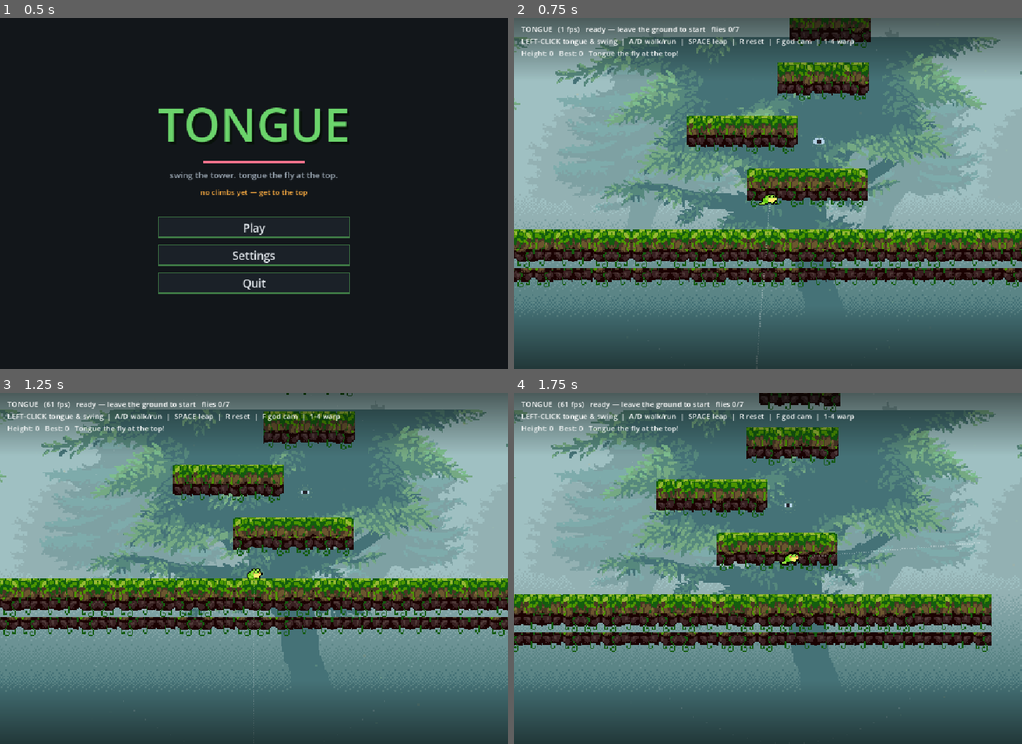
Above: before the commit, frames 1-4 (two rows, left to right).
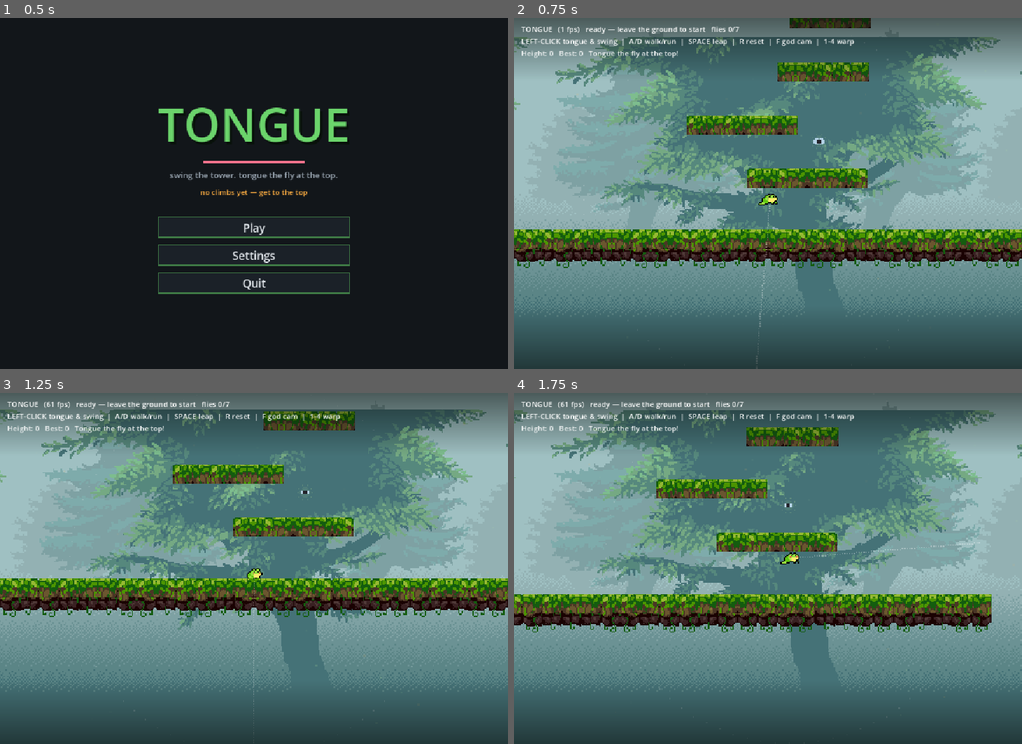
Above: after the commit, the same moments.

Repository: asg86260/Tongue
Game: Godot game, scene res://Title.tscn
Two runs of this game, one before a commit and one after it. Both use one fixed random seed, a clock stepped at 60 frames per second and the inputs below.
Inputs (mouse positions are in pixels of both pictures, inside the frame that each line leads up to):
- Up to frame 1 (0.5 s): no input
- Up to frame 2 (0.75 s): click "Play" at 0.5 s
- Up to frame 3 (1.25 s): no input
- Up to frame 4 (1.75 s): tap Enter at 1.25 s; move the mouse to (879, 550) at 1.27 s; press the mouse at (879, 550) at 1.28 s; hold D (move_right) from 1.28 s (still down); tap Space (jump) at 1.52 s

Frame 1 is identical in both runs. In frame 2, 12% of the frame differs, in the area x 0-100%, y 0-77%; in frame 3, 12%; in frame 4, 12%.

Commit message:
Per-biome foreground tiles, fix platform extra-row, drop recharge/stick pulses
- Foreground changes with biome: Woods uses leafy-green tiles, the mountain biomes
  use rock tiles (then tinted cool/red/gold by the existing biome grading).
- Platforms now tile to the exact collision height (ceil, no +1) so the lower body
  tile no longer repeats below the ledge.
- Remove the pulse rings on tongue recharge (jump reset) and tongue stick.

Co-Authored-By: Claude Opus 4.8 <noreply@anthropic.com>

Diff:
--- a/Biome.gd
+++ b/Biome.gd
@@ -13,6 +13,13 @@
 	{ "h": 40.0, "tint": Color(1.12, 0.94, 0.76) },   # Peak   — warm canyon gold
 ]
 
+static func index(hm: float) -> int:
+	var n := 0
+	for i in range(BANDS.size()):
+		if hm >= BANDS[i]["h"]:
+			n = i
+	return n
+
 static func tint(hm: float) -> Color:
 	if hm <= BANDS[0]["h"]:
 		return BANDS[0]["tint"]
--- a/Game.gd
+++ b/Game.gd
@@ -110,15 +110,17 @@
 	s.flip_h = flip
 	parent.add_child(s)
 
-# A ledge: one leafy-green top row over stone-body rows (mossy=false skips the
-# grass for overhangs). The body hangs a row below the collision for visual mass.
-# Tile variant + flip are randomized per cell so the vines don't form a grid.
+# A ledge: a top row (leafy in Woods, rock in the mountain biomes) over body rows,
+# tiled to the exact collision size (no extra hanging row). mossy=false skips the
+# grass top for overhangs. Tile variant + flip are randomized so vines don't grid.
 func _make_static(pos: Vector2, size: Vector2, mossy := true) -> void:
 	var sb := StaticBody2D.new()
 	sb.position = pos
 	sb.collision_layer = 1
 	sb.z_index = -1            # behind Game._draw so the tongue/flies render in front
-	sb.modulate = Biome.tint((level_spawn.y - pos.y) / 100.0)   # biome colour by height
+	var hm := (level_spawn.y - pos.y) / 100.0
+	sb.modulate = Biome.tint(hm)                       # biome colour by height
+	var ca: int = 5 if Biome.index(hm) == 0 else 8     # foreground tiles: Woods leafy / else rock
 	var cs := CollisionShape2D.new()
 	var shape := RectangleShape2D.new()
 	shape.size = size
@@ -127,22 +129,22 @@
 	var hy := size.y * 0.5
 	var rng := RandomNumberGenerator.new()
 	rng.seed = int(pos.x * 7.0 + pos.y * 13.0)
-	# fit a whole number of tiles to the EXACT collision width (no overhang)
+	# fit whole tiles to the EXACT collision size (width and height) — no overhang
 	var cols: int = max(1, int(round(size.x / TW)))
 	var tile_w := size.x / cols
 	var sx := tile_w / T
-	var rows: int = max(2, int(ceil(size.y / TW)) + 1)
+	var rows: int = max(1, int(ceil(size.y / TW)))
 	var startx := -size.x * 0.5 + tile_w * 0.5
 	var topy := -hy + TW * 0.5
 	for cxi in cols:
 		var x := startx + cxi * tile_w
 		for r in rows:
-			var c: int = 5 if rng.randf() < 0.5 else 6   # random variant per cell
-			var fl := rng.randf() < 0.5                  # random flip breaks the grid
+			var c: int = ca if rng.randf() < 0.5 else ca + 1   # two variants per biome
+			var fl := rng.randf() < 0.5                        # random flip breaks the grid
 			if r == 0 and mossy:
-				_tile(sb, x, topy, c, 7, sx, fl)         # leafy green top
+				_tile(sb, x, topy, c, 7, sx, fl)               # grassy/rocky top
 			else:
-				_tile(sb, x, topy + r * TW, c, 8, sx, fl)  # stone body (vines built in)
+				_tile(sb, x, topy + r * TW, c, 8, sx, fl)      # body
 	add_child(sb)
 
 func _make_anchor(pos: Vector2, r: float) -> void:
--- a/Player.gd
+++ b/Player.gd
@@ -171,7 +171,6 @@
 	grounded = is_grounded()
 	if grounded and not has_tongue:
 		has_tongue = true
-		controller.add_pop(global_position, 0.25, Color(0.45, 1.0, 0.55))   # recharge flash
 
 	# fire on click edge / release to let go
 	var pressed := Input.is_action_pressed("fire")
@@ -210,7 +209,6 @@
 					if not grounded:
 						has_tongue = false   # a SUCCESSFUL airborne grab is your one per jump
 					controller.add_shake(7.0)
-					controller.add_pop(anchor, 0.22, Color(0.95, 0.45, 0.55))
 					controller.play_sfx("stick")
 			elif tlen >= MAX_LEN:  # whiffed -> snap back
 				tstate = 3
